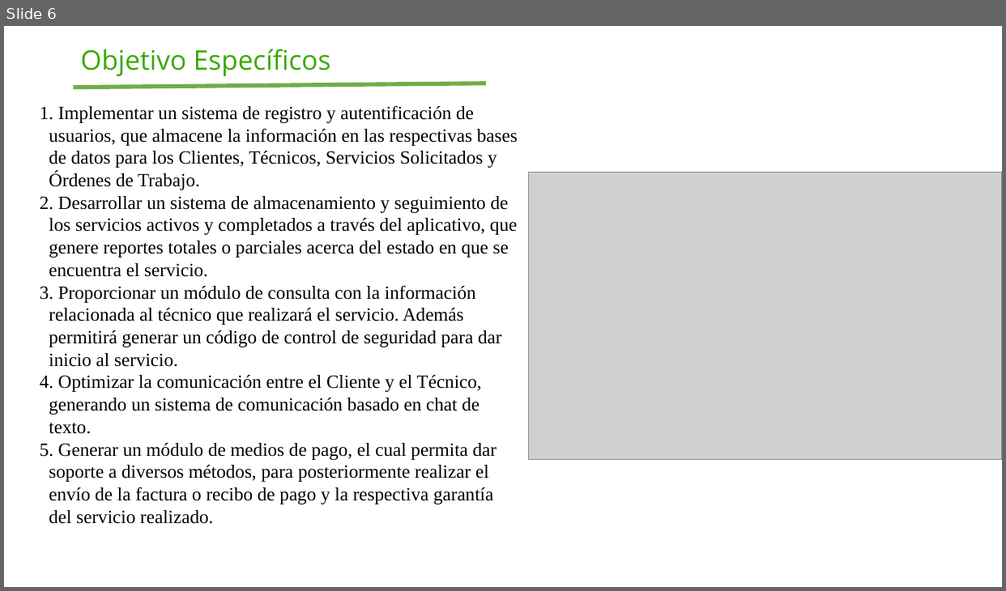
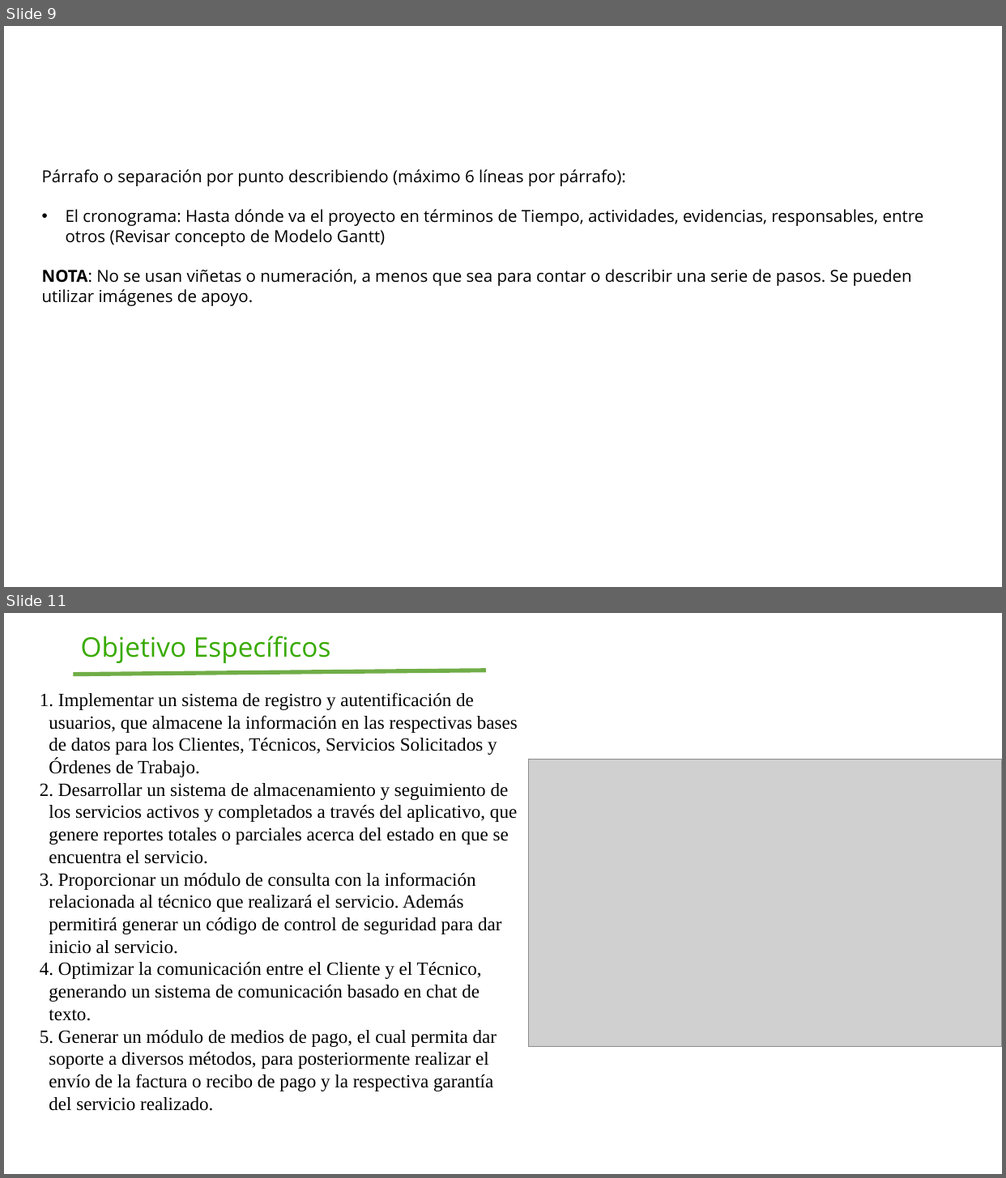
Before and after one commit to AlejandroMadrigalDev/Sistema_Gestion_Servicios_Tecnicos, a slide deck: _docs/Trimestre_2/00_Contextualizacion/7. Presentación.pptx. Shown one above the other, each under a label of ours: slide 6 before the commit, slides 9 and 11 after it; the slides between them are not shown. The pictures are 1006x591 and 1006x1178 pixels, drawn with LibreOffice and Linux fonts; fonts in the diff are those of the drawing; grey boxes stand for pictures; background and template pictures are left out. Boxes give left, top, right and bottom in pixels: in the first picture for what was removed or moved away, otherwise in the second. Text is boxed around its words. In the diff, an @@ line names an element or a change of style, - is before the commit and + after.

```diff
--- a/_docs/Trimestre_2/00_Contextualizacion/7. Presentación.pptx
+++ b/_docs/Trimestre_2/00_Contextualizacion/7. Presentación.pptx
@@ slide 9 added at <box>4,26,1002,587</box>, background picture (left out) @@
@@ title added at <box>41,35,902,143</box>, 44 pt, text #FFFFFF @@
+Delimitación
@@ rectangle added at <box>814,68,902,112</box>, outline #FFFFFF 0.75 pt, 16 pt, text #FFFFFF, bold @@
+Logo Sistema
@@ text added at <box>42,169,924,306</box>, 16 pt, text #000000 @@
+Párrafo o separación por punto describiendo (máximo 6 líneas por párrafo):
+• El cronograma: Hasta dónde va el proyecto en términos de Tiempo, actividades, evidencias, responsables, entre otros (Revisar concepto de Modelo Gantt)
+NOTA: No se usan viñetas o numeración, a menos que sea para contar o describir una serie de pasos. Se pueden utilizar imágenes de apoyo.
@@ what was slide 6 is now slide 11 @@
```
Also in this commit, not shown: 1 slide changed, 8 other slides added, 27 slides removed, 1 other file.
